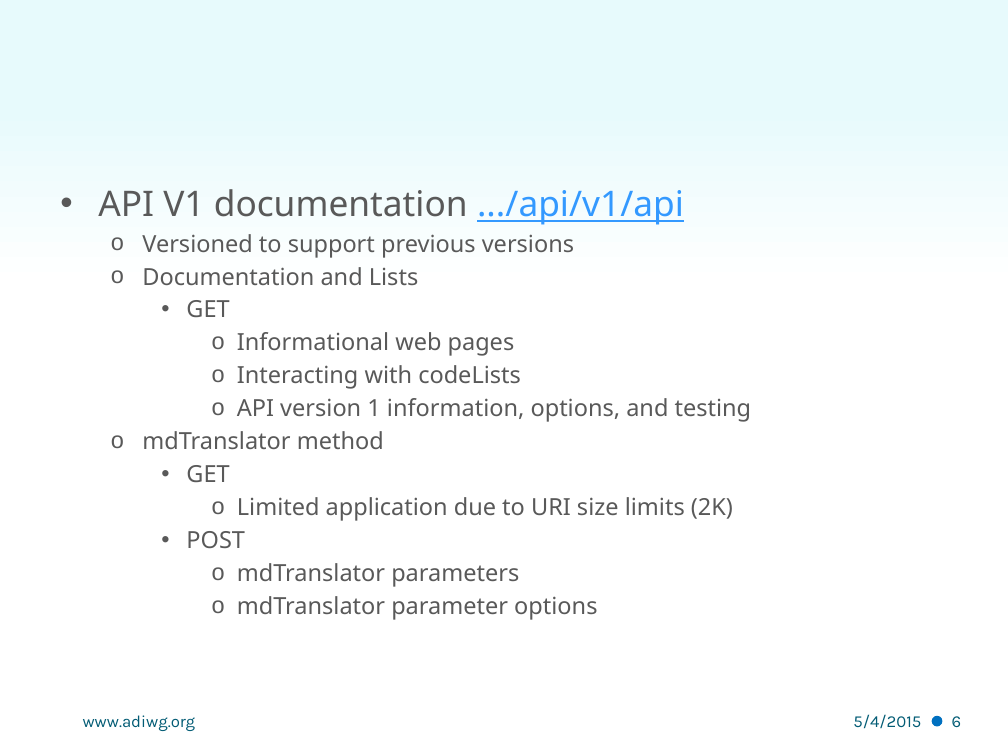
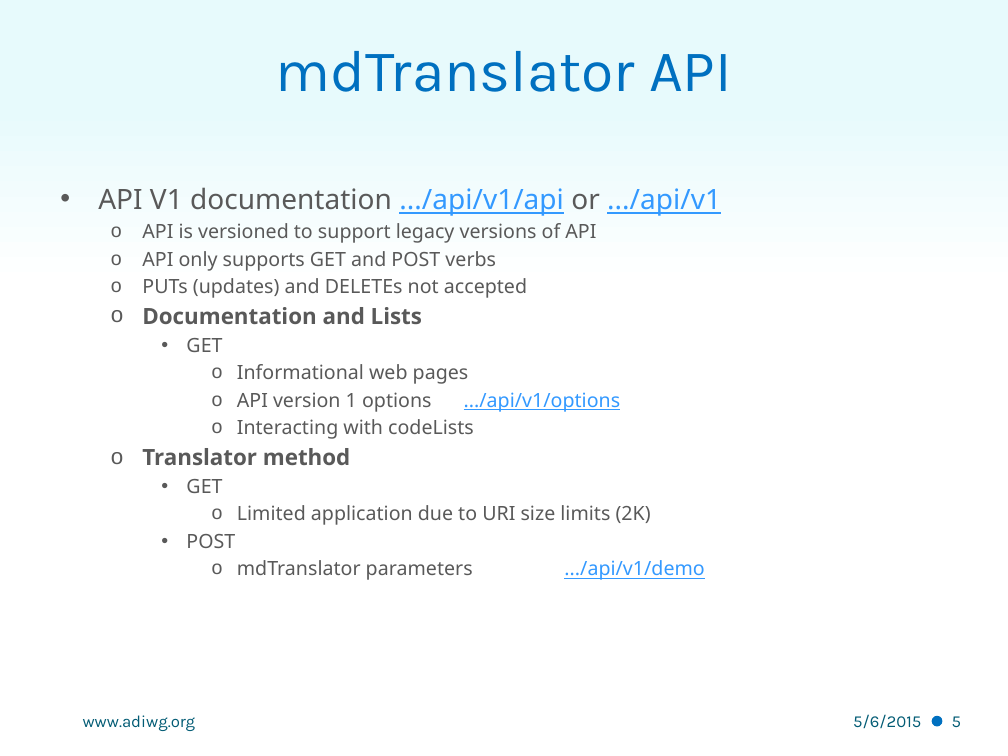
Before and after one commit to adiwg/mdWorkshop, a slide deck: slide 5 of S2 - Using mdTranslator.pptx (slide 6 before the commit). Drawn at 1008x756 pixels with LibreOffice and Linux fonts; fonts in the diff are those of the drawing; background and template pictures are left out. Boxes give left, top, right and bottom in pixels: in the first picture for what was removed or moved away, otherwise in the second. Text is boxed around its words. In the diff, an @@ line names an element or a change of style, - is before the commit and + after.

```diff
--- a/S2 - Using mdTranslator.pptx
+++ b/S2 - Using mdTranslator.pptx
@@ title added at box(276, 51, 732, 92), 42 pt, text #0070C0 @@
+mdTranslator API
@@ text at box(98, 187, 721, 298): text changed; size 16.8 to 14 pt @@
-• API V1 documentation .../api/v1/api
-  o Versioned to support previous versions
+• API V1 documentation .../api/v1/api or .../api/v1
+  o API is versioned to support legacy versions of API
+  o API only supports GET and POST verbs
+  o PUTs (updates) and DELETEs not accepted
@@ text at box(142, 307, 651, 548): size 16.8 to 16 pt, bold on in "Documentation and Lists"; size 16.8 to 14 pt in "GET", "Informational web pages", "Interacting with codeLists", "GET" and 2 more places @@
@@ text at box(237, 392, 620, 412): paragraph added @@
+      o API version 1 options .../api/v1/options
@@ text at box(142, 448, 350, 465): text changed; size 16.8 to 16 pt; bold on @@
-      o API version 1 information, options, and testing
-  o mdTranslator method
+  o Translator method
@@ text at box(237, 560, 704, 580): text changed; size 16.8 to 14 pt @@
-      o mdTranslator parameters
-      o mdTranslator parameter options
+      o mdTranslator parameters .../api/v1/demo
@@ text at box(853, 714, 921, 729): text changed @@
-5/4/2015
+5/6/2015
@@ page number at box(952, 716, 961, 727): text changed @@
-6
+5
```
Also in this commit, not shown: 8 other slides changed, 2 slides removed, 3 other files.
